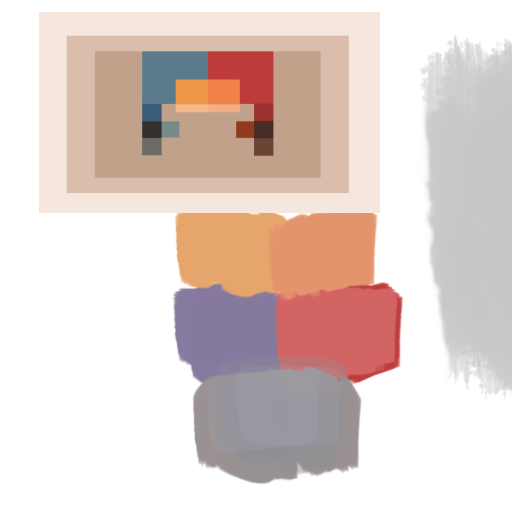
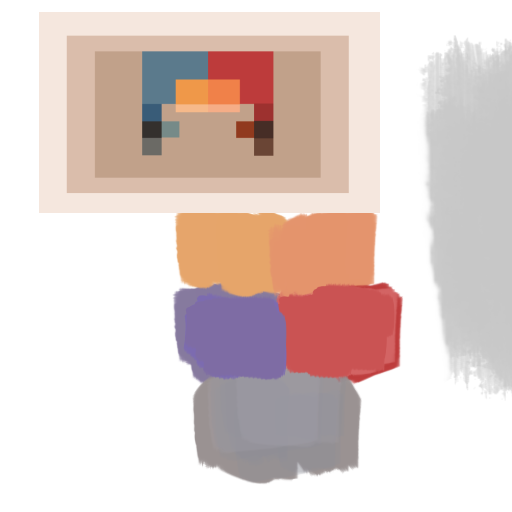
Layered file, before and after one edit (512 x 512). Changes by layer:
painted on "Paint Layer 1" over [183, 283, 395, 381]
